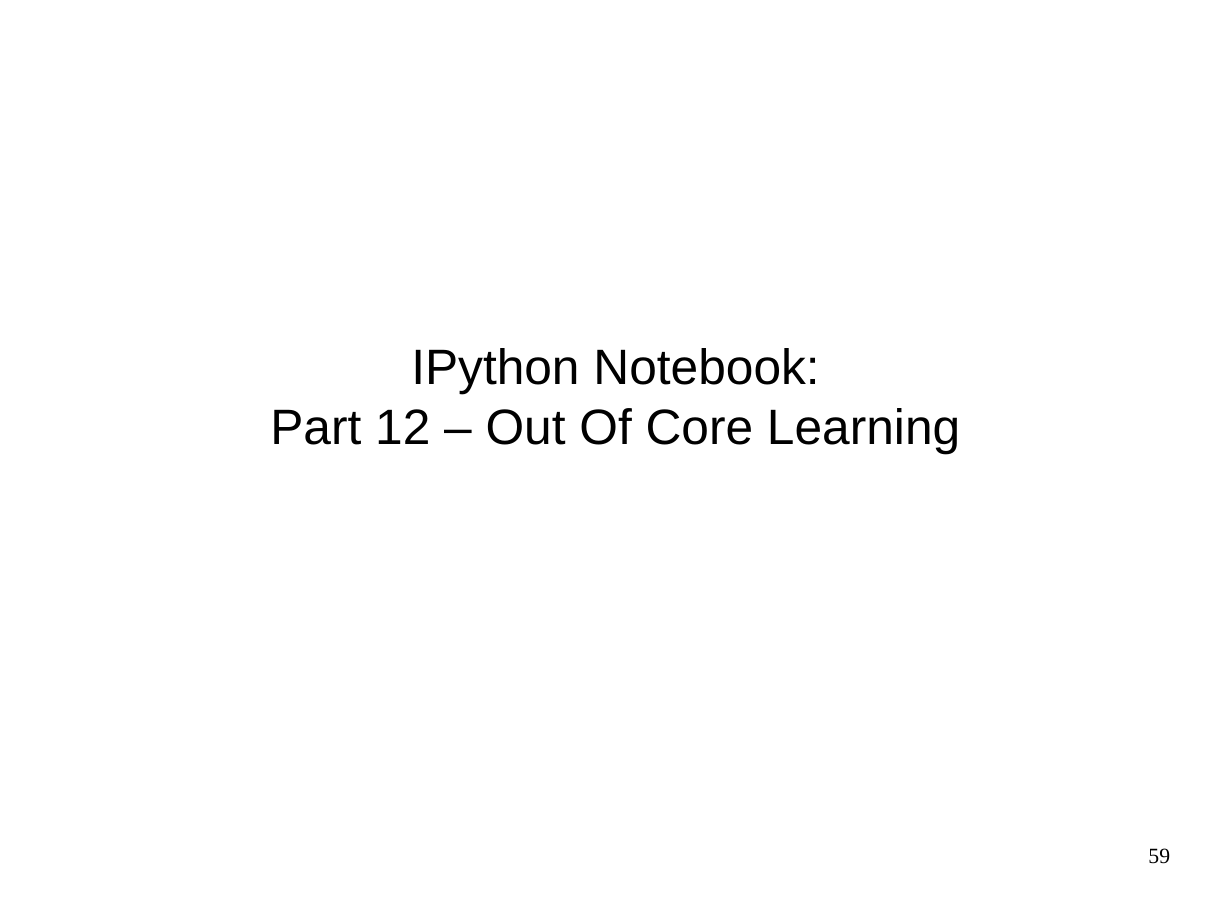
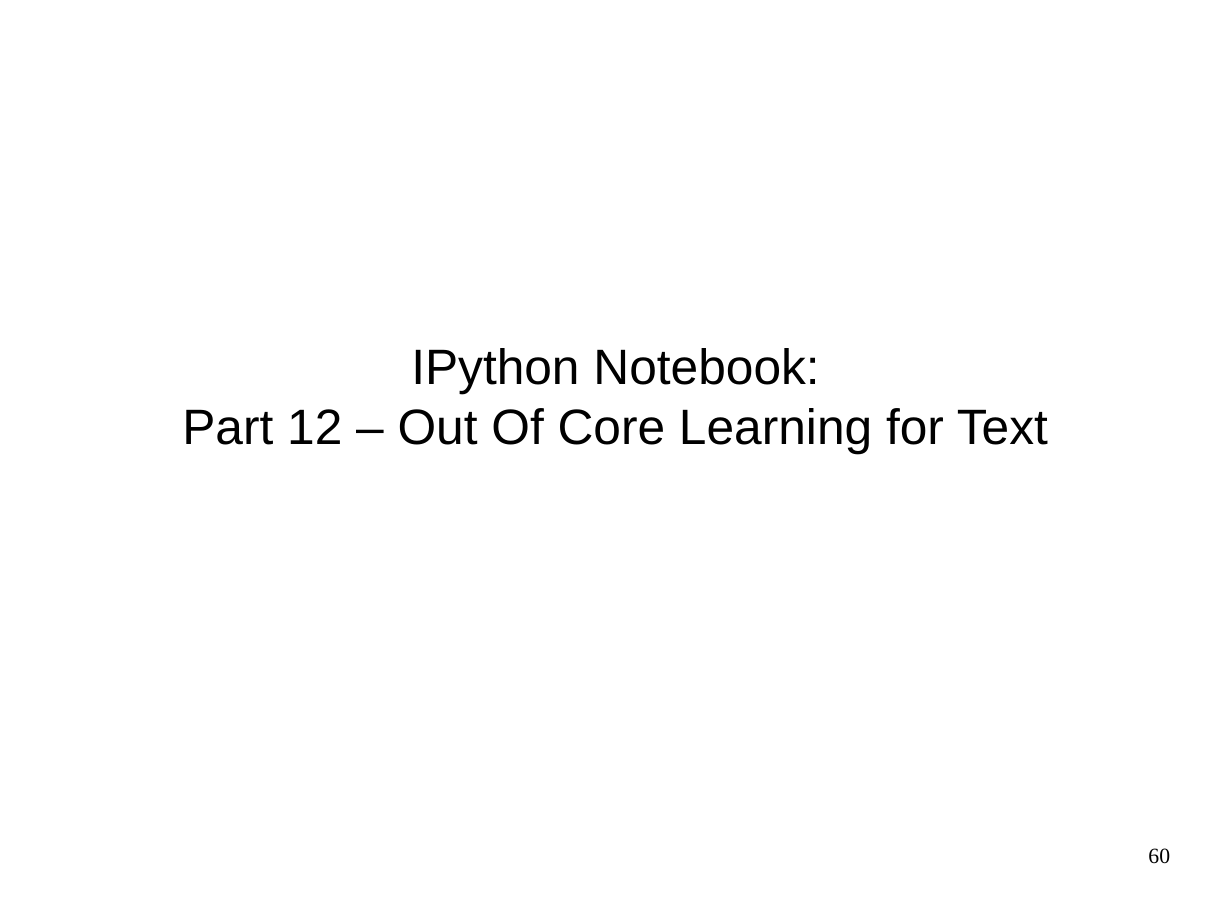
Before and after one commit to amueller/odscon-2015, a slide deck: slide 60 of machine-learning-with-scikit-learn-odscon.odp (slide 59 before the commit). Drawn at 1232x924 pixels with LibreOffice and Linux fonts; fonts in the diff are those of the drawing. Boxes give left, top, right and bottom in pixels: in the first picture for what was removed or moved away, otherwise in the second. Text is boxed around its words. In the diff, an @@ line names an element or a change of style, - is before the commit and + after.

```diff
--- a/machine-learning-with-scikit-learn-odscon.odp
+++ b/machine-learning-with-scikit-learn-odscon.odp
@@ subtitle at (x1=182, y1=408, x2=1048, y2=453): text changed @@
-Part 12 – Out Of Core Learning
+Part 12 – Out Of Core Learning for Text
@@ page number at (x1=1148, y1=848, x2=1170, y2=864): text changed @@
-59
+60
```
Also in this commit, not shown: 13 other slides changed, 4 slides removed, 19 other files.
